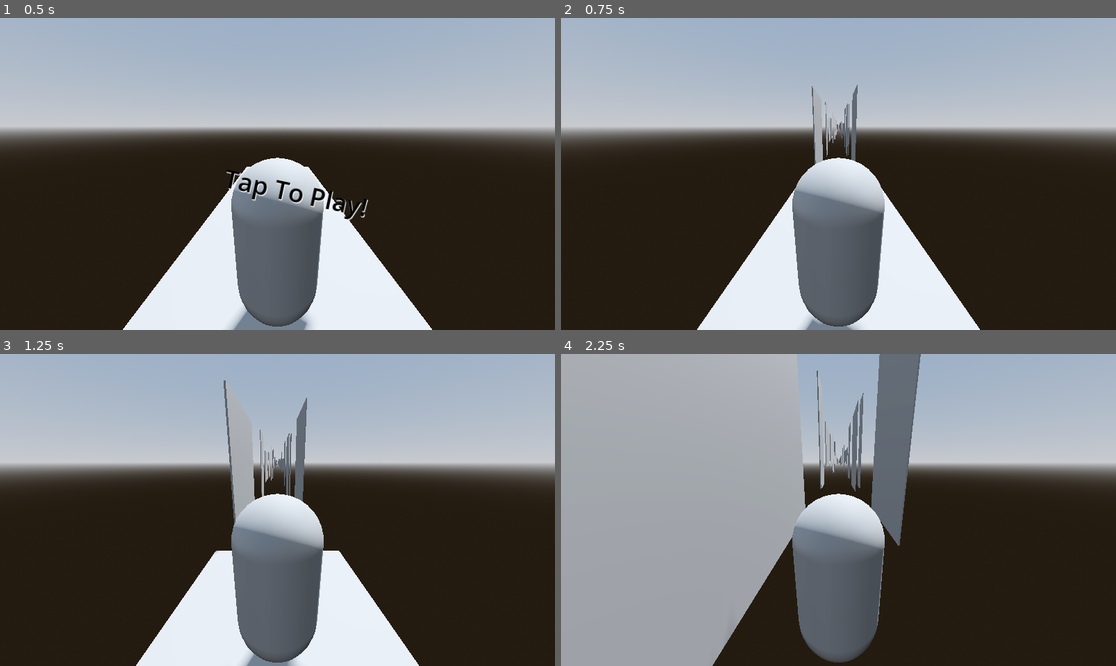
Above: before the commit, frames 1-4 (two rows, left to right).
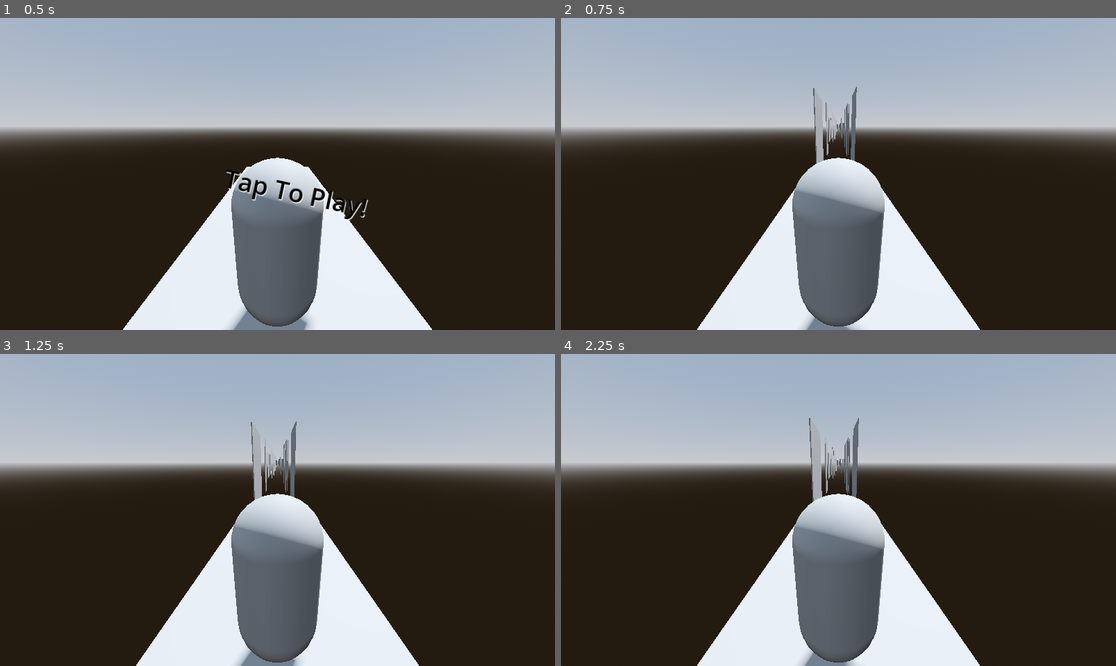
Above: after the commit, the same moments.

Repository: Caesar-Codicis/runner-remade
Game: Godot game, scene res://main_scene.tscn
Two runs of this game, one before a commit and one after it. Both use one fixed random seed, a clock stepped at 60 frames per second and the inputs below.
Inputs (mouse positions are in pixels of both pictures, inside the frame that each line leads up to):
- Up to frame 1 (0.5 s): no input
- Up to frame 2 (0.75 s): tap Enter at 0.5 s; move the mouse to (810, 236) at 0.52 s; click (810, 236) at 0.67 s
- Up to frame 3 (1.25 s): no input
- Up to frame 4 (2.25 s): move the mouse to (1005, 556) at 1.27 s; click (1005, 556) at 1.42 s; move the mouse to (672, 463) at 2.02 s; click (672, 463) at 2.17 s

Frame 1 is identical in both runs. In frame 2, 0.3% of the frame differs, in the area x 25-75%, y 21-100%; in frame 3, 2.4%; in frame 4, 43%, in the area x 0-76%, y 0-100%.

Commit message:
Fixed swiping left and right
Still janky but swiping left and right is completely functional. Pointerstate still thought you were on left wall when going right (1, true when should be 2, false)

Diff:
--- a/StartScreen.gd
+++ b/StartScreen.gd
@@ -6,6 +6,7 @@
 
 # Called when the node enters the scene tree for the first time.
 func _ready() -> void:
+	Engine.time_scale = 0.1
 	_startLabel = $CanvasLayer/StartLabel
 	_startLabel.visible = true
 
--- a/player.gd
+++ b/player.gd
@@ -61,6 +61,7 @@
 	move_and_slide()
 
 func HandleWallStickOrJump(delta):
+
 	if isTouchOrMousePressed():
 		if not isTouchingWall:
 			print("Checking for wall")
@@ -75,12 +76,12 @@
 		else:
 			if not hasReachedWall:
 				var directionToWall = (wallStickPosition - global_position).normalized()
-				var PlayerVelocity = directionToWall * (PLAYERSPEED + 1.5)
+				velocity = directionToWall * (PLAYERSPEED + 1.5)
 				## apply gravity?
-				self.velocity = PlayerVelocity
-				self.velocity.y = GRAVITY * delta
-
-				PlayerVelocity = PlayerVelocity
+				var playerVelocity = velocity
+				playerVelocity.y += GRAVITY * delta
+
+				velocity = velocity
 
 				move_and_slide()
 
@@ -89,7 +90,7 @@
 					global_position = wallStickPosition
 
 					## reset vel
-					PlayerVelocity = Vector3.ZERO
+					velocity = Vector3.ZERO
 
 					hasReachedWall = true
 					print("hasReachedWall")
@@ -324,8 +325,8 @@
 					if not jumpedOnFirstWall:
 						jumpedOnFirstWall = true
 					jumping = false
-					lastPointerState = 1
-					AttachToWall(colliderParent, true)
+					lastPointerState = 2
+					AttachToWall(colliderParent, false)
 					foundWall = true
 
 	if not foundWall:
